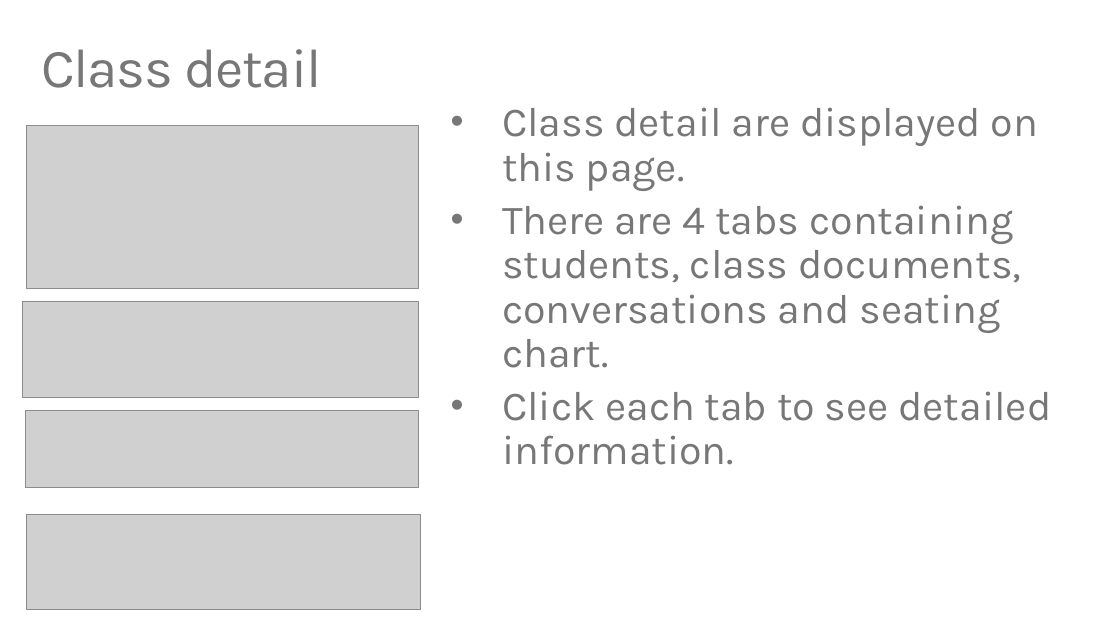
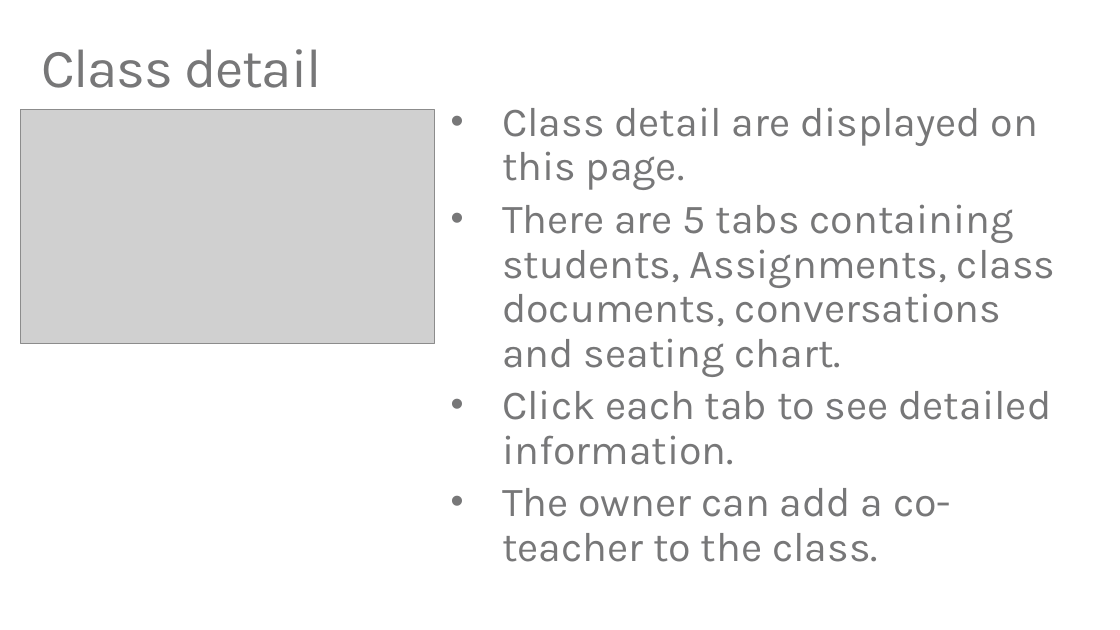
Before and after one commit to TylerLu/EDUGraphAPI-Python, a slide deck: slide 39 of EDU GRAPH-API Demo Script.pptx. Drawn at 1120x630 pixels with LibreOffice and Linux fonts; fonts in the diff are those of the drawing; grey boxes stand for pictures. Boxes give left, top, right and bottom in pixels: in the first picture for what was removed or moved away, otherwise in the second. Text is boxed around its words. In the diff, an @@ line names an element or a change of style, - is before the commit and + after.

```diff
--- a/EDU GRAPH-API Demo Script.pptx
+++ b/EDU GRAPH-API Demo Script.pptx
@@ picture: place and size @@
-picture at (27, 126, 418, 288)
+picture at (21, 110, 434, 343)
@@ text "Class detail are displayed on ...": place and size @@
-text "Class detail are displayed on ..." at (502, 107, 1051, 465)
+text "Class detail are displayed on ..." at (502, 151, 1056, 562)
@@ text at (502, 204, 1056, 377): text changed @@
-• There are 4 tabs containing students, class documents, conversations and seating chart.
+• There are 5 tabs containing students, Assignments, class documents, conversations and seating chart.
@@ picture removed at (22, 301, 418, 398) @@
@@ picture removed at (26, 410, 418, 488) @@
@@ text at (502, 488, 951, 562): paragraph added @@
+• The owner can add a co-teacher to the class.
@@ picture removed at (27, 514, 421, 609) @@
```
Also in this commit, not shown: 5 other slides changed, 1 slide added, 2 slides removed.
